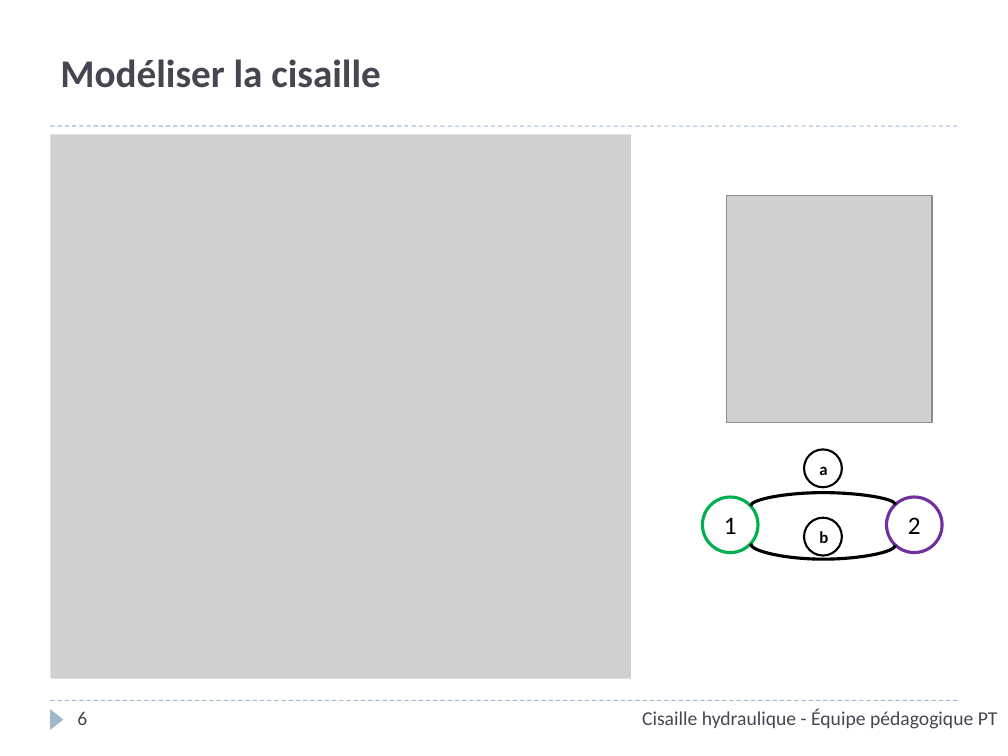
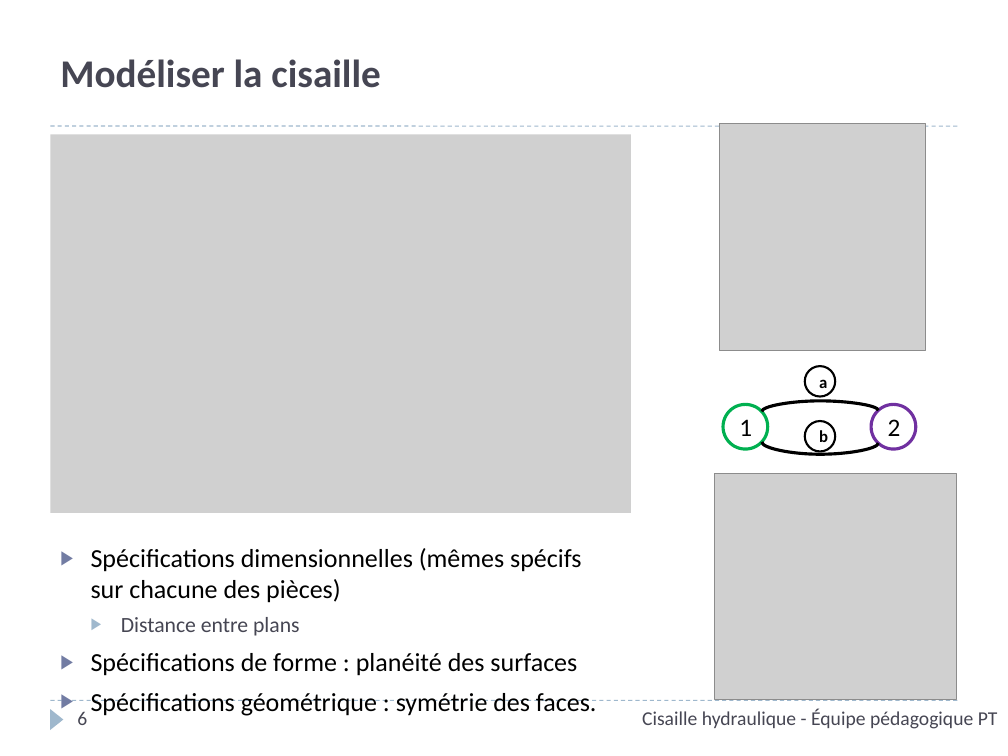
Before and after one commit to xpessoles/PT_Oraux, a slide deck: slide 6 of Interrogation_SII/03_Cisaille hydraulique/ServoMoteur_CommandeVanne_Corrige.pptx. Drawn at 1008x756 pixels with LibreOffice and Linux fonts; fonts in the diff are those of the drawing; grey boxes stand for pictures; background and template pictures are left out. Boxes give left, top, right and bottom in pixels: in the first picture for what was removed or moved away, otherwise in the second. Text is boxed around its words. In the diff, an @@ line names an element or a change of style, - is before the commit and + after.

```diff
--- a/Interrogation_SII/03_Cisaille hydraulique/ServoMoteur_CommandeVanne_Corrige.pptx
+++ b/Interrogation_SII/03_Cisaille hydraulique/ServoMoteur_CommandeVanne_Corrige.pptx
@@ picture resized from (x1=50, y1=134, x2=631, y2=678) to (x1=50, y1=134, x2=631, y2=513) @@
@@ picture moved from (x1=726, y1=196, x2=931, y2=422) to (x1=720, y1=124, x2=925, y2=351) @@
@@ ellipse "a" resized from (x1=804, y1=450, x2=843, y2=488) to (x1=804, y1=366, x2=835, y2=396) @@
@@ ellipse "1" resized from (x1=703, y1=497, x2=758, y2=552) to (x1=723, y1=404, x2=767, y2=449) @@
@@ curved line moved from (751, 506) - (895, 505) to (762, 411) - (878, 410) @@
@@ ellipse "2" resized from (x1=887, y1=497, x2=942, y2=552) to (x1=871, y1=404, x2=915, y2=449) @@
@@ curved line moved from (751, 543) - (895, 545) to (762, 443) - (878, 444) @@
@@ ellipse "b" resized from (x1=804, y1=518, x2=843, y2=556) to (x1=804, y1=421, x2=835, y2=452) @@
@@ picture added at (x1=714, y1=473, x2=956, y2=699) @@
@@ text added at (x1=91, y1=548, x2=597, y2=716), 18.6 pt, text #000000 @@
+▶ Spécifications dimensionnelles (mêmes spécifs sur chacune des pièces)
+  ▶ Distance entre plans
+▶ Spécifications de forme : planéité des surfaces
+▶ Spécifications géométrique : symétrie des faces.
```
Also in this commit, not shown: 4 other slides changed, 2 slides added, 3 other files.
